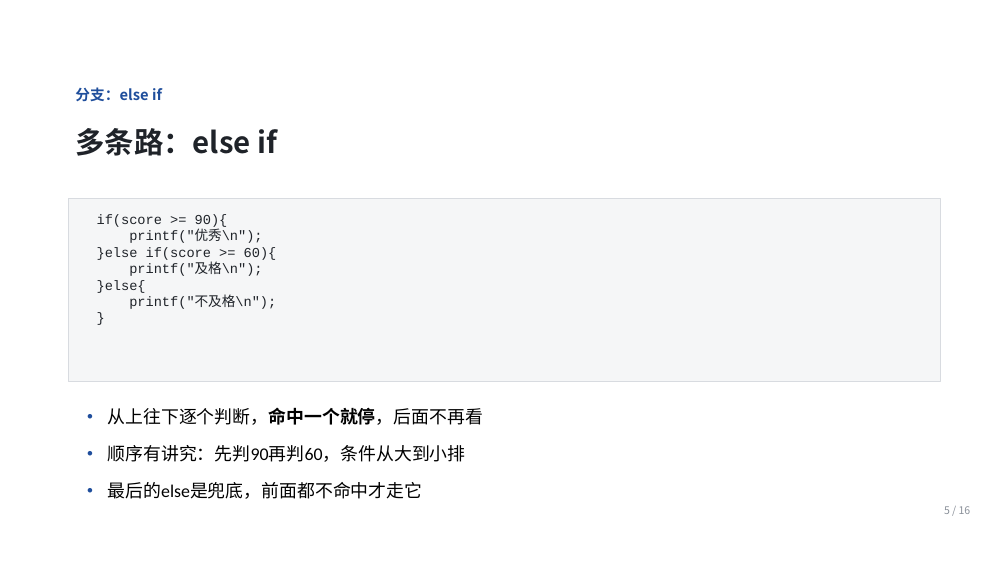
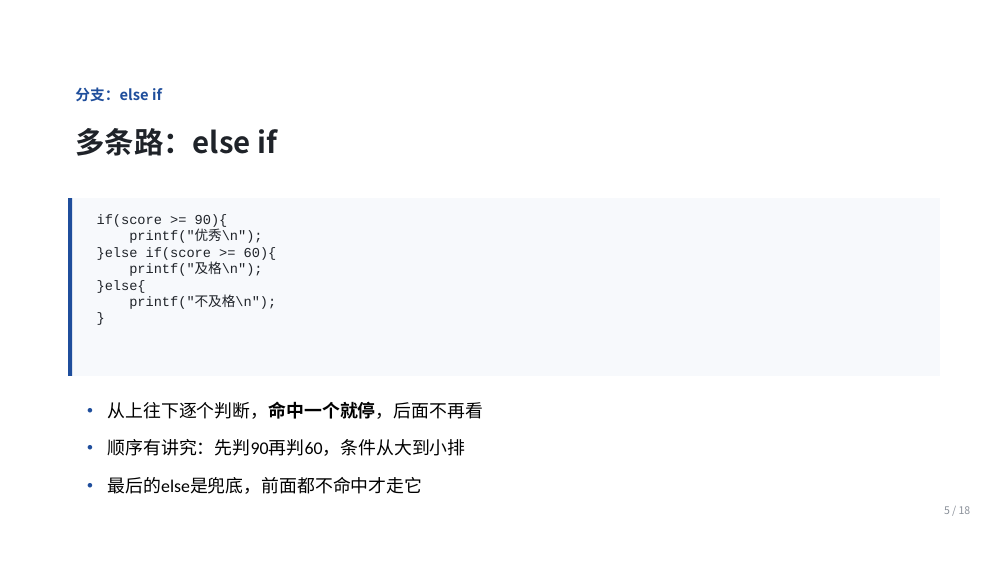
Before and after one commit to Ctrl1CandV/SpecialtyCourses, a slide deck: slide 5 of 课件/C1/C1-A-04/C1-A-04.pptx. Drawn at 1008x567 pixels with LibreOffice and Linux fonts; fonts in the diff are those of the drawing; background and template pictures are left out. Boxes give left, top, right and bottom in pixels: in the first picture for what was removed or moved away, otherwise in the second. Text is boxed around its words. In the diff, an @@ line names an element or a change of style, - is before the commit and + after.

```diff
--- a/课件/C1/C1-A-04/C1-A-04.pptx
+++ b/课件/C1/C1-A-04/C1-A-04.pptx
@@ rectangle: place and size @@
-rectangle at (68,198,940,382)
+rectangle at (68,198,940,376)
@@ rectangle at (68,198,940,376): fill #F5F6F7 to #F7F9FC; outline #D8DBE0 0.75 pt to none @@
@@ rectangle added at (68,198,73,376), fill #1F4E9C @@
@@ 3 texts: place and size @@
-3 texts at (108,407,484,499)
+3 texts at (108,401,484,494)
```
Also in this commit, not shown: 15 other slides changed, 2 slides added, 14 other files.
